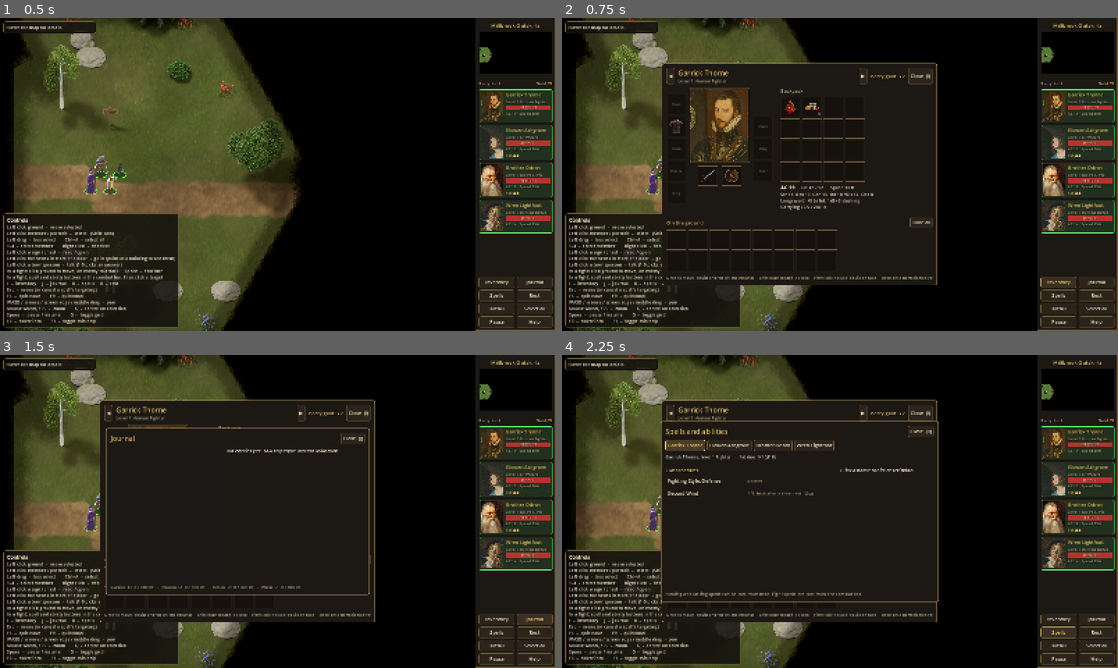
Above: before the commit, frames 1-4 (two rows, left to right).
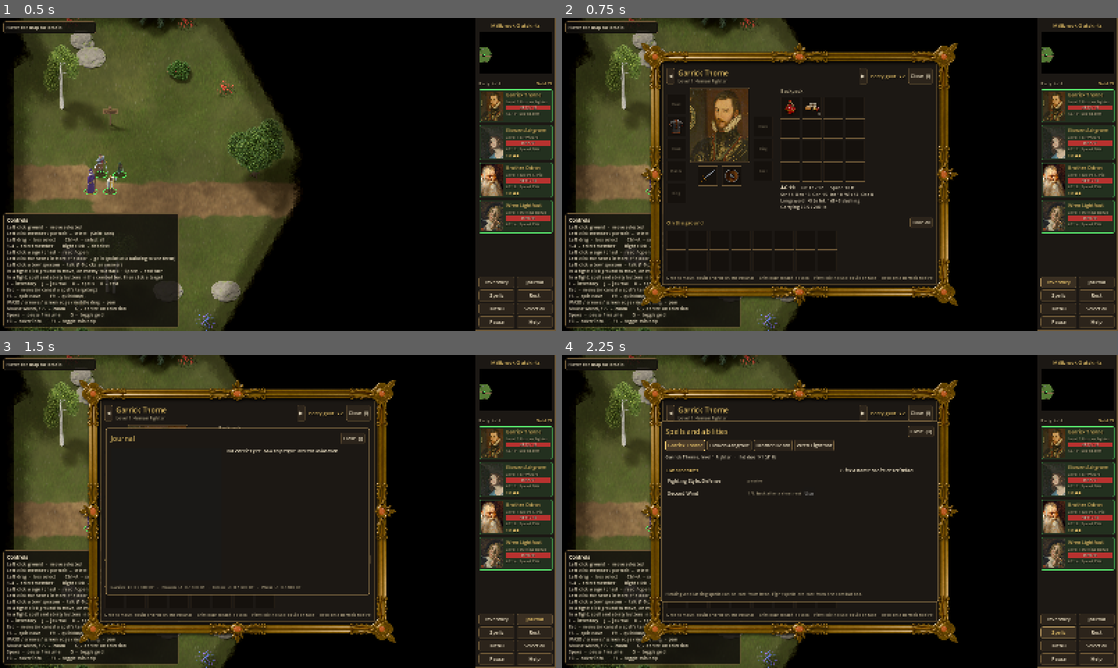
Above: after the commit, the same moments.

Repository: haxxards/lanterns_embrace
Game: Godot game, scene res://scenes/main.tscn
Two runs of this game, one before a commit and one after it. Both use one fixed random seed, a clock stepped at 60 frames per second and the inputs below.
Inputs:
- Up to frame 1 (0.5 s): no input
- Up to frame 2 (0.75 s): click "Inventory" at 0.5 s
- Up to frame 3 (1.5 s): click "Journal" at 1.25 s
- Up to frame 4 (2.25 s): click "Spells" at 2 s

Frame 1 is identical in both runs. In frame 2, 7.7% of the frame differs, in the area x 14-72%, y 8-92%; in frame 3, 7.6%; in frame 4, 7.1%.

Commit message:
A gilded, ornate frame for the inventory screen
The inventory window's thin bronze line is replaced by a gold frame
rendered in Blender (tools/art/blender/render_ui.py, "render_all.py ui"):
a beaded moulding with mitred corners; at each corner a rosette with an
amber stone on a four-lobed plate, scrolls with leaves along both edges
and a leaf finial; and a crest (oval medallion, scrolls, crowning leaf) at
the middle of each side, rendered per side so the light agrees.

Godot draws the frame as a 9-slice StyleBoxTexture (UiTheme.ornate_frame),
so the corners keep their ornaments at any window size, and the crests from
the panel's _draw (UiTheme.draw_frame_crests). A large shop's stock now
scrolls (three rows shown) so the framed window always fits the screen.
Tests check the frame's numbers and that the framed window fits.

Co-Authored-By: Claude Opus 5.5 <noreply@anthropic.com>
Claude-Session: https://claude.ai/code/session_01MmCMxbZ4ZZuqPpSB5dWoe1

Diff:
--- a/scripts/ui/inventory_screen.gd
+++ b/scripts/ui/inventory_screen.gd
@@ -22,6 +22,9 @@
 const HINT := "Drag to move, equip or drop on the ground  ·  Shift-drag to split a stack  ·  right-click to use, equip or take  ·  drop on a portrait to give"
 const HINT_SHOP := "Drag from the stock to buy the stack, into it to sell  ·  right-click buys one or sells  ·  prices in gold pieces"
 const CONTAINER_COLUMNS := 8
+## Rows of the chest or shop shown at once; a bigger one (a smith's stock)
+## scrolls, so the window always fits on the screen.
+const CONTAINER_ROWS_SHOWN := 3
 
 var sheet: CharacterSheet
 var container: ContainerState
@@ -43,6 +46,7 @@
 var _container_box: VBoxContainer
 var _container_title: Label
 var _container_grid: GridContainer
+var _container_scroll: ScrollContainer
 var _container_slots: Array[ItemSlot] = []
 var _take_all: Button
 var _hint: Label
@@ -51,9 +55,13 @@
 func _ready() -> void:
 	visible = false
 	mouse_filter = Control.MOUSE_FILTER_STOP
-	add_theme_stylebox_override("panel", UiTheme.panel_box(UiTheme.BG, UiTheme.BORDER_LIGHT, 2, 6, 14))
+	add_theme_stylebox_override("panel", UiTheme.ornate_frame())
 	_build()
 	GameState.gold_changed.connect(func(_g: int) -> void: _refresh())
+
+
+func _draw() -> void:
+	UiTheme.draw_frame_crests(self, Rect2(Vector2.ZERO, size))
 
 
 ## Shows `s`'s inventory, with `c` open beside it if given (otherwise the ground).
@@ -129,6 +137,9 @@
 	c.inventory.changed.connect(_refresh)
 	_container_title.text = title
 	_resize_slots(_container_grid, _container_slots, c.inventory.capacity())
+	var rows := ceili(c.inventory.capacity() / float(CONTAINER_COLUMNS))
+	_container_scroll.custom_minimum_size.y = mini(rows, CONTAINER_ROWS_SHOWN) * (ItemSlot.SIZE.y + 6) - 6
+	_container_scroll.scroll_vertical = 0
 	for i in _container_slots.size():
 		_container_slots[i].ref = InventoryOps.shop_slot(c, i, trade) if not trade.is_empty() \
 				else InventoryOps.container_slot(c, i)
@@ -328,7 +339,10 @@
 	_container_grid.columns = CONTAINER_COLUMNS
 	_container_grid.add_theme_constant_override("h_separation", 6)
 	_container_grid.add_theme_constant_override("v_separation", 6)
-	_container_box.add_child(_container_grid)
+	_container_scroll = ScrollContainer.new()
+	_container_scroll.horizontal_scroll_mode = ScrollContainer.SCROLL_MODE_DISABLED
+	_container_box.add_child(_container_scroll)
+	_container_scroll.add_child(_container_grid)
 
 	_hint = _label(HINT, 12, UiTheme.TEXT_DIM)
 	root.add_child(_hint)
--- a/scripts/ui/ui_theme.gd
+++ b/scripts/ui/ui_theme.gd
@@ -13,6 +13,24 @@
 const HP_FILL := Color("b8322f")
 const HP_BG := Color("3a1514")
 
+## The gilded frame (rendered by tools/art/blender/render_ui.py; the numbers
+## must match it): a 9-slice whose FRAME_CORNER-pixel corners keep their
+## ornaments, drawn FRAME_OUTSET pixels outside the panel so the moulding's
+## outer edge is the panel's edge. The moulding is FRAME_BAND pixels wide.
+const FRAME_TEXTURE := "res://assets/ui/frame_gold.png"
+const FRAME_CORNER := 150
+const FRAME_OUTSET := 30
+const FRAME_BAND := 26
+## The crest at the middle of each side, and where the moulding's centre line
+## runs through it: {side: Vector2(along, across)} in its picture.
+const FRAME_CRESTS := {
+	"top": Vector2(100, 46), "bottom": Vector2(100, 38),
+	"left": Vector2(46, 100), "right": Vector2(38, 100),
+}
+
+## The crest pictures, loaded once: {side: Texture2D}.
+static var _crests: Dictionary = {}
+
 
 static func panel_box(bg: Color = BG, border: Color = BORDER, border_w: int = 2,
 		radius: int = 4, margin: int = 8) -> StyleBoxFlat:
@@ -23,6 +41,38 @@
 	sb.set_corner_radius_all(radius)
 	sb.set_content_margin_all(margin)
 	return sb
+
+
+## The ornate gilded frame for a window (the inventory screen). Content sits
+## `content_margin` pixels inside the panel's edge, clear of the corner
+## rosettes. Falls back to a plain panel if the picture is missing.
+static func ornate_frame(content_margin: int = 46) -> StyleBox:
+	if not ResourceLoader.exists(FRAME_TEXTURE):
+		return panel_box(BG, BORDER_LIGHT, 2, 6, 14)
+	var sb := StyleBoxTexture.new()
+	sb.texture = load(FRAME_TEXTURE)
+	sb.set_texture_margin_all(FRAME_CORNER)
+	sb.set_expand_margin_all(FRAME_OUTSET)
+	sb.set_content_margin_all(content_margin)
+	return sb
+
+
+## Draws the crests at the middle of each side of `rect` (in `ci`'s own
+## coordinates), over the moulding of an ornate_frame. Call from _draw().
+static func draw_frame_crests(ci: CanvasItem, rect: Rect2) -> void:
+	var line := FRAME_BAND / 2.0  # the moulding's centre line, inside the edge
+	var mid := rect.get_center()
+	var anchors := {
+		"top": Vector2(mid.x, rect.position.y + line), "bottom": Vector2(mid.x, rect.end.y - line),
+		"left": Vector2(rect.position.x + line, mid.y), "right": Vector2(rect.end.x - line, mid.y),
+	}
+	if _crests.is_empty():
+		for side in FRAME_CRESTS:
+			var path := "res://assets/ui/frame_gold_crest_%s.png" % side
+			if ResourceLoader.exists(path):
+				_crests[side] = load(path)
+	for side in _crests:
+		ci.draw_texture(_crests[side], anchors[side] - FRAME_CRESTS[side])
 
 
 static func build() -> Theme:
--- a/tests/integration/test_phase2.gd
+++ b/tests/integration/test_phase2.gd
@@ -424,3 +424,15 @@
 	check_eq(m.sheet.hp_current, hp - 3, "the needle pricks %s" % m.sheet.display_name)
 	check_eq(opened.size(), 1, "the chest opens")
 	hud._inventory.close()
+
+
+func test_the_framed_inventory_fits_on_screen() -> void:
+	var smith: NpcDef = Data.npcs["bram"]  # the biggest stock
+	hud._inventory.open_shop(world.party.members[0].sheet, GameState.vendor_stock(smith), "Wares",
+			smith.trade_terms())
+	await runner.get_tree().process_frame
+	await runner.get_tree().process_frame
+	var framed := hud._inventory.get_global_rect().grow(UiTheme.FRAME_OUTSET)
+	var screen := Rect2(Vector2.ZERO, hud._inventory.get_viewport_rect().size)
+	check(screen.encloses(framed), "frame %s within the screen %s" % [framed, screen])
+	hud._inventory.close()
--- a/tests/unit/test_art_style.gd
+++ b/tests/unit/test_art_style.gd
@@ -60,3 +60,16 @@
 	Data.set_art_style("items", "classic")
 	check(not Data.set_art_style("items", "watercolour"), "unknown style refused")
 	check_eq(GameConfig.art_style_of("items"), "classic", "style unchanged")
+
+
+func test_the_gilded_frame_matches_its_numbers() -> void:
+	var sb := UiTheme.ornate_frame()
+	check(sb is StyleBoxTexture, "the inventory uses the rendered frame")
+	var tex: Texture2D = (sb as StyleBoxTexture).texture
+	check(tex != null and tex.get_width() > 2 * UiTheme.FRAME_CORNER, "the corners fit in the picture")
+	check_eq(sb.get_margin(SIDE_TOP), 46.0, "content clears the corner rosettes")
+	for side in UiTheme.FRAME_CRESTS:
+		var crest: Texture2D = load("res://assets/ui/frame_gold_crest_%s.png" % side)
+		var anchor: Vector2 = UiTheme.FRAME_CRESTS[side]
+		check(crest != null and Rect2(Vector2.ZERO, crest.get_size()).has_point(anchor),
+				"the %s crest's anchor is inside it" % side)
Binary file added: assets/ui/frame_gold.png
Not shown, added: assets/ui/frame_gold.png.import
Binary file added: assets/ui/frame_gold_crest_bottom.png
Not shown, added: assets/ui/frame_gold_crest_bottom.png.import
Binary file added: assets/ui/frame_gold_crest_left.png
Not shown, added: assets/ui/frame_gold_crest_left.png.import
Binary file added: assets/ui/frame_gold_crest_right.png
Not shown, added: assets/ui/frame_gold_crest_right.png.import
Binary file added: assets/ui/frame_gold_crest_top.png
Not shown, added: assets/ui/frame_gold_crest_top.png.import
Binary file changed: docs/images/phase2b_magic_items.jpg
Binary file changed: docs/images/phase2b_split.jpg
(and 6 more such lines)
